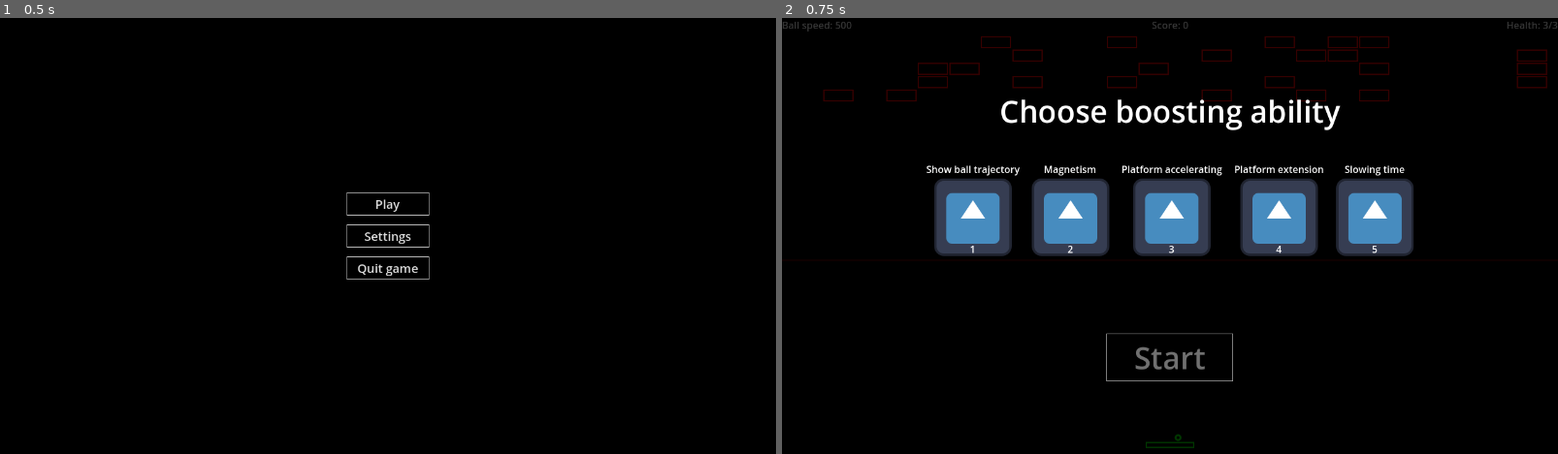
Above: before the commit, frames 1-2 (left to right).
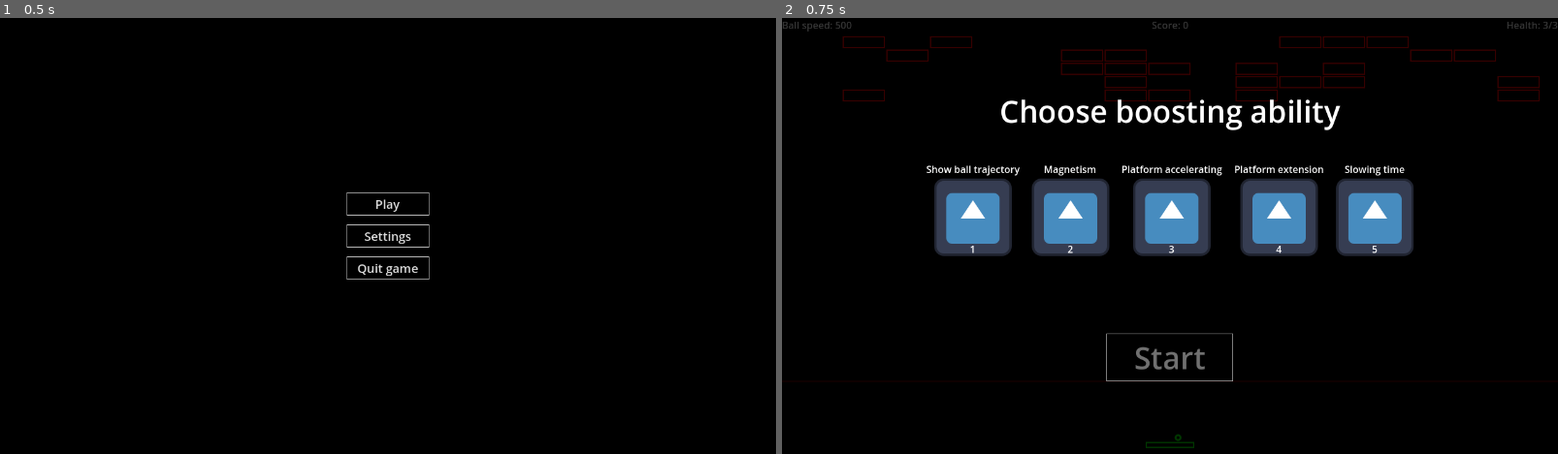
Above: after the commit, the same moments.

Repository: Germenzi/Infinitoid
Game: Godot game, scene res://main.tscn
The game is run twice, just before and just after one commit, with the same random seed, the same clock (stepped at 60 frames per second) and the same inputs. The engine's default icon, where the game draws it, is replaced by a stand-in: a white triangle on a blue panel in a dark square.
Inputs:
- Up to frame 1 (0.5 s): no input
- Up to frame 2 (0.75 s): click "Play" at 0.5 s

Frame 1 is identical in both runs. In frame 2, 1.6% of the frame differs, in the area x 5-99%, y 4-20%.

Commit message:
Made platform effect less stronger

Diff:
--- a/scenes/arcanoid_game.tscn
+++ b/scenes/arcanoid_game.tscn
@@ -170,7 +170,7 @@
 				banned_rects_sides.ban_side(earliest_collision.collision_rect_index, earliest_collision.collided_rect_side)
 
 			BallCollisionTypes.PLATFORM:
-				_game_state.ball_velocity = (_game_state.ball_position-_game_state.platform_rect.get_center()).normalized() * _game_state.ball_velocity.length()
+				_game_state.ball_velocity = (_game_state.ball_position-_game_state.platform_rect.get_center()-Vector2(0, 20)).normalized() * _game_state.ball_velocity.length()
 				_on_ball_platform_collision.call_deferred()
 				banned_rects_sides = ArcanoidGeometry.RectGroupBannedSides.new()
 				banned_rects_sides.ban_side(earliest_collision.collision_rect_index, earliest_collision.collided_rect_side)
@@ -463,6 +463,7 @@
 
 [node name="MagnetismAbility" type="Node" parent="GameController"]
 script = SubResource("GDScript_6431r")
+magnetism_power = 20.0
 
 [node name="GameState" type="Node" parent="."]
 unique_name_in_owner = true
@@ -472,10 +473,11 @@
 initial_platform_size = Vector2(80, 10)
 initial_platform_speed = 400.0
 platform_height = 10.0
-block_size = Vector2(50, 20)
+block_size = Vector2(70, 20)
 block_rows_gap = 2.0
 blocks_columns_gap = 2.0
 initial_block_spawn_amount = 5
+blocks_deadline_height = 600.0
 top_row_gap = 30.0
 
 [node name="GUI" type="CanvasLayer" parent="."]
